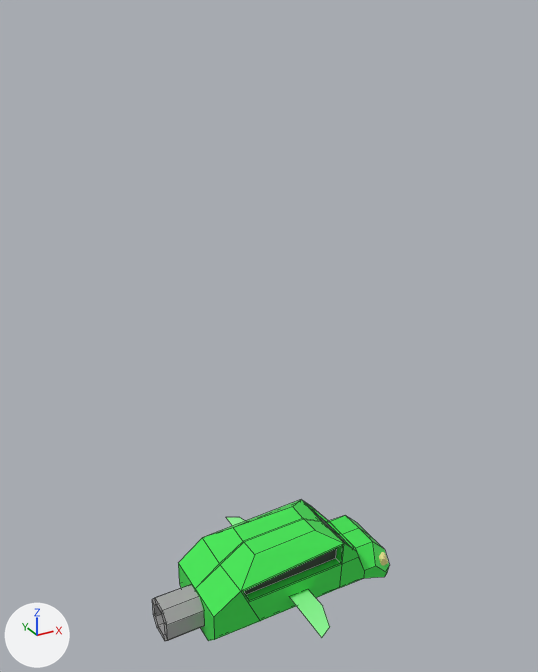
The Blender file Assets/Models/flying car.blend, before and after one commit.
Camera for both pictures: a camera (50 mm lens) standing at (-7.25, -12.49, 12.15) and looking at (-0.27, 0.2, 5.81). Every picture has the same lights, and +X, +Y and +Z are marked at lower left. Mesh edges are drawn as thin lines on the coarser meshes.
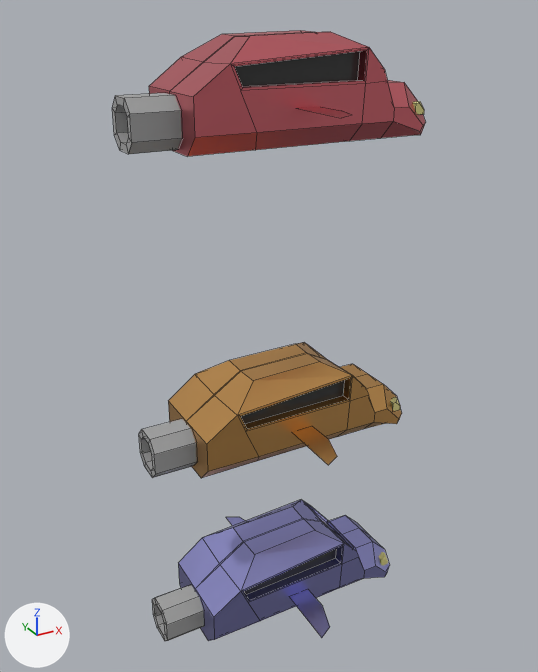
ob_empty_001 is not drawn itself; it is used by a modifier of ob_plane_001, ob_cube_005.
ob_empty_002 is not drawn itself; it is used by a modifier of ob_plane_002, ob_cube_008.

Patch to the scene script:
```diff
--- a/Assets/Models/flying car.blend.py
+++ b/Assets/Models/flying car.blend.py
@@ mat_green @@
 mat_green = principled_material('Green')
-mat_green.base_color = (0.0474, 0.8, 0.0806)  # green #3de750
+mat_green.base_color = (0.39, 0.387, 0.8)  # blue #a8a7e7
 mat_green.roughness = 0.4
+mat_green.metallic = 1.0
@@ mat_glass_black @@
 mat_glass_black.base_color = (0.0426, 0.0426, 0.0426)  # black #3a3a3a
+mat_glass_black.roughness = 0.0
@@ mat_green_001 @@
 mat_green_001 = principled_material('Green.001')
-mat_green_001.base_color = (0.272, 1.0, 0.304)  # green #8eff96
+mat_green_001.base_color = (0.8, 0.428, 0.141)  # orange #e7af69
 mat_green_001.roughness = 0.4
+mat_green_001.metallic = 1.0
@@ me_plane_001 @@
 me_plane_001.from_pydata(...)  # 5 vertices, 1 face; spans x -1.0..1.08, y -1.0..0.41, z 0.0
-me_plane_001.materials.append(mat_green_001)  # green #8eff96
+me_plane_001.materials.append(mat_green)  # blue #a8a7e7
@@ me_plane_003 @@
+me_plane_003.from_pydata([(-1.0, -1.0, 0.0), (1.0, -1.0, 0.0), (0.29, 0.23, 0.0), (-1.0, 0.41, 0.0), (1.08, -0.38, 0.0)], [], [(0, 1, 4, 2, 3)])
+me_plane_003.materials.append(mat_green_002)  # pink #e77982
@@ me_plane_002 @@
+me_plane_002.from_pydata([(-1.0, -1.0, 0.0), (1.0, -1.0, 0.0), (0.29, 0.23, 0.0), (-1.0, 0.41, 0.0), (1.08, -0.38, 0.0)], [], [(0, 1, 4, 2, 3)])
+me_plane_002.materials.append(mat_green_001)  # orange #e7af69
@@ ob_cube_008 @@
+ob_cube_008 = bpy.data.objects.new('Cube.008', me_cube_003.copy())  # the mesh of ob_cube_002; modifiers MIRROR
+ob_cube_008.location = (2.4, 0.81, 10.41)
+ob_cube_008.scale = (0.108, 0.108, 0.108)
@@ ob_empty_002 @@
+ob_empty_002 = bpy.data.objects.new('Empty.002', None)
+ob_empty_002.location = (0.0, 0.0, 10.87)
+ob_empty_002.scale = (-3.81, -3.81, -3.81)
@@ ob_plane_002 @@
+ob_plane_002 = bpy.data.objects.new('Plane.002', me_plane_003)  # modifiers MIRROR
+ob_plane_002.location = (-0.13, 1.97, 10.58)
+ob_plane_002.scale = (0.253, 1.0, 1.0)
@@ ob_cube_007 @@
+ob_cube_007 = bpy.data.objects.new('Cube.007', me_cube_002.copy())  # the mesh of ob_cube_001
+ob_cube_007.location = (-2.74, 0.0, 10.37)
+ob_cube_007.scale = (0.452, 0.452, 0.452)
@@ ob_cube_006 @@
+ob_cube_006 = bpy.data.objects.new('Cube.006', me_cube_006)  # 58 vertices, 44 faces; spans x -2.31..2.63, y -0.02..1.03, z -1.0..0.91; in mat_green_002 (pink #e77982), mat_glass_black (black #3a3a3a); modifiers MIRROR
+ob_cube_006.location = (0.0, 0.0, 10.87)
@@ ob_cube_005 @@
+ob_cube_005 = bpy.data.objects.new('Cube.005', me_cube_003.copy())  # the mesh of ob_cube_002; modifiers MIRROR
+ob_cube_005.location = (2.4, 0.81, 3.94)
+ob_cube_005.scale = (0.108, 0.108, 0.108)
@@ ob_empty_001 @@
+ob_empty_001 = bpy.data.objects.new('Empty.001', None)
+ob_empty_001.location = (0.0, 0.0, 4.404)
+ob_empty_001.scale = (-3.81, -3.81, -3.81)
@@ ob_plane_001 @@
+ob_plane_001 = bpy.data.objects.new('Plane.001', me_plane_002)  # modifiers MIRROR
+ob_plane_001.location = (-0.13, 1.97, 4.11)
+ob_plane_001.scale = (0.253, 1.0, 1.0)
@@ ob_cube_004 @@
+ob_cube_004 = bpy.data.objects.new('Cube.004', me_cube_002.copy())  # the mesh of ob_cube_001
+ob_cube_004.location = (-2.74, 0.0, 3.9)
+ob_cube_004.scale = (0.452, 0.452, 0.452)
@@ ob_cube_003 @@
+ob_cube_003 = bpy.data.objects.new('Cube.003', me_cube_001)  # 58 vertices, 44 faces; spans x -2.31..2.63, y -0.02..1.03, z -1.0..0.91; in mat_green_001 (orange #e7af69), mat_glass_black (black #3a3a3a); modifiers MIRROR
+ob_cube_003.location = (0.0, 0.0, 4.4)
```

Boxes [x1, y1, x2, y2] around the edits, measured in the pictures (538 x 672 px):
'Cube.006', added: after [149, 30, 426, 156]
'Cube.003', added: after [168, 342, 402, 478]
'Cube', recoloured, surface changed (green to blue): [178, 500, 389, 641] in both
'Cube.007', added: after [112, 93, 182, 154]
'Cube.004', added: after [139, 419, 197, 478]
'Cube.001', surface changed: [178, 585, 204, 630] in both
'Plane', recoloured, surface changed (green to blue): [226, 517, 330, 638] in both
'Plane.001', added: after [293, 427, 337, 465]
'Plane.002', added: after [297, 107, 351, 118]
'Cube.008', added: after [412, 101, 424, 114]
'Cube.005', added: after [390, 397, 400, 411]
